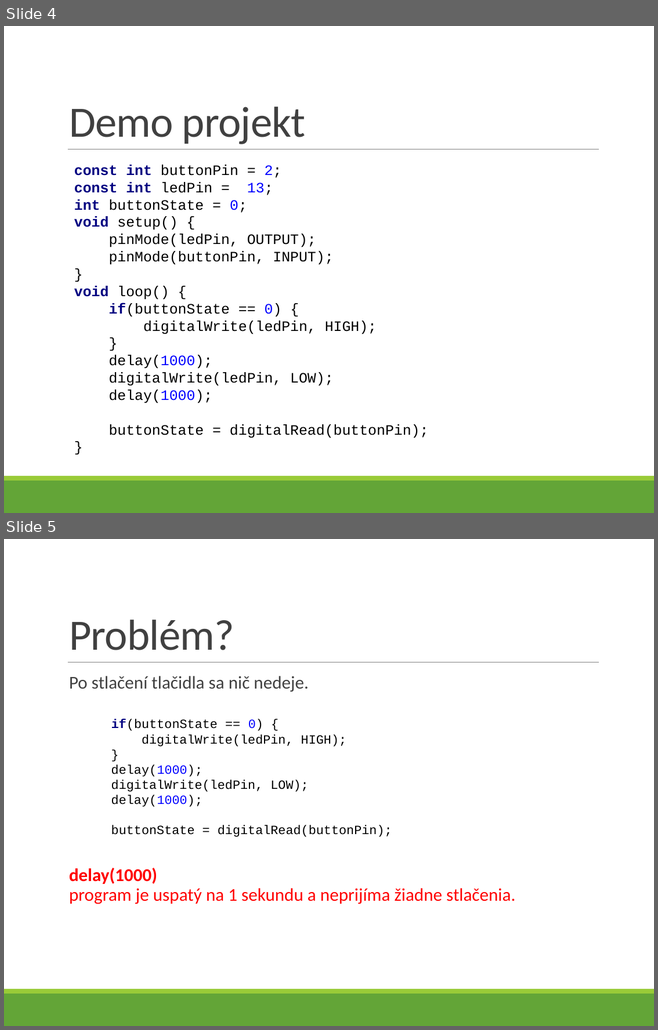
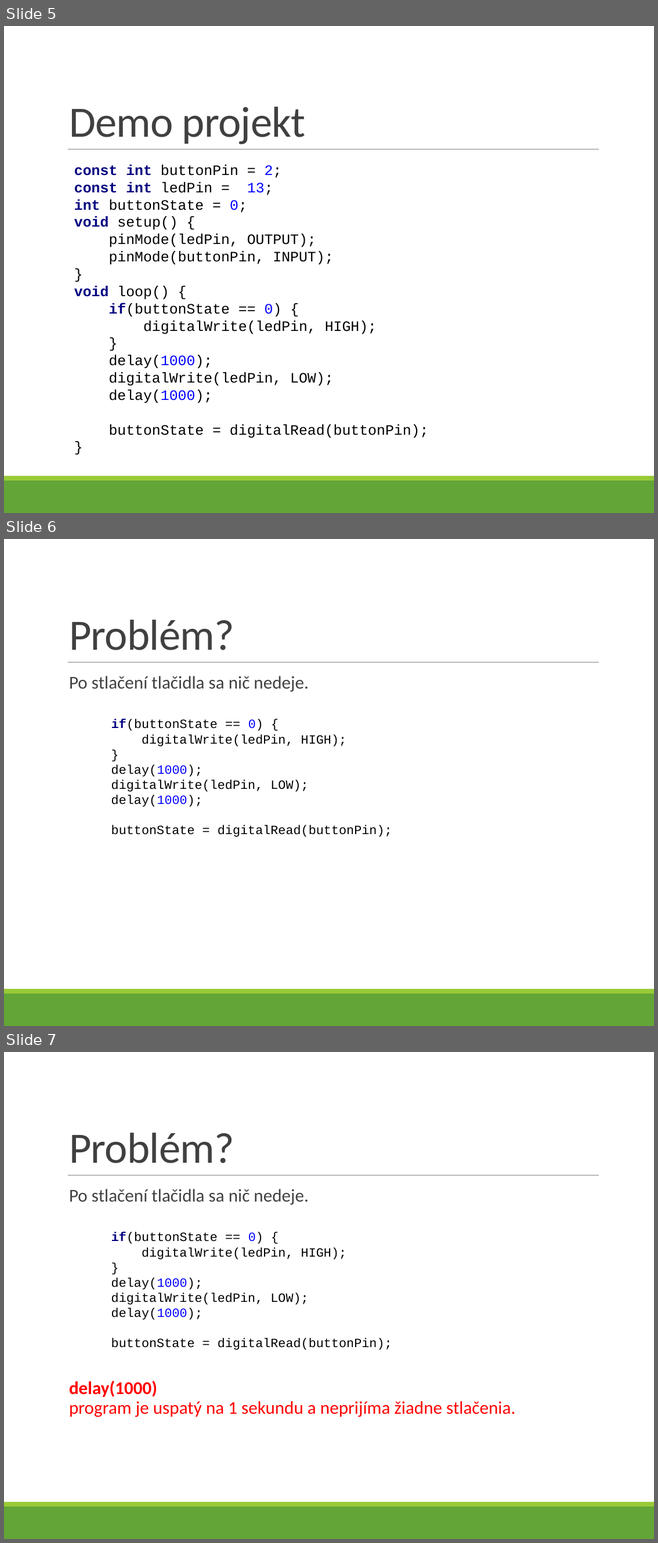
Before and after one commit to ppatrik/DiplomovaPraca, a slide deck: Prezentacie/prezentacia.pptx. Shown one above the other, each under a label of ours: slides 4 and 5 before the commit, slides 5, 6 and 7 after it. The pictures are 658x1030 and 658x1543 pixels, drawn with LibreOffice and Linux fonts; fonts in the diff are those of the drawing. Boxes give left, top, right and bottom in pixels: in the first picture for what was removed or moved away, otherwise in the second. Text is boxed around its words. In the diff, an @@ line names an element or a change of style, - is before the commit and + after.

```diff
--- a/Prezentacie/prezentacia.pptx
+++ b/Prezentacie/prezentacia.pptx
@@ slide 6 added at [4,539,654,1026], background #FFFFFF; not listed: 3 template elements that a slide beside it also shows @@
@@ title added at [69,620,234,650], 48 pt, text #404040 @@
+Problém?
@@ text added at [69,676,308,692], 20 pt, text #404040 @@
+  Po stlačení tlačidla sa nič nedeje.
@@ text added at [111,719,392,837], 14 pt, text #000000 @@
+if(buttonState == 0) {
+digitalWrite(ledPin, HIGH);
+}
+delay(1000);
+digitalWrite(ledPin, LOW);
+delay(1000);
+buttonState = digitalRead(buttonPin);
@@ what was slide 4 is now slide 5 @@
@@ what was slide 5 is now slide 7 @@
```
Also in this commit, not shown: 1 slide changed, 2 other slides added.
